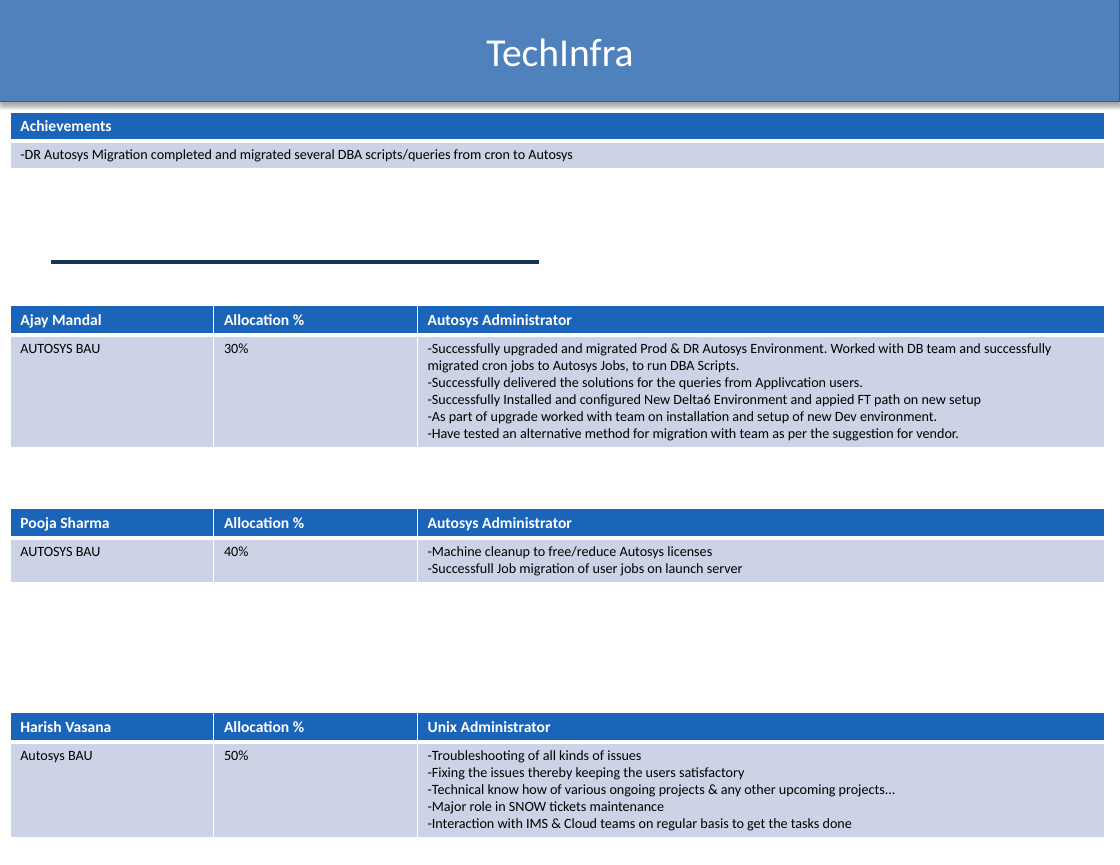
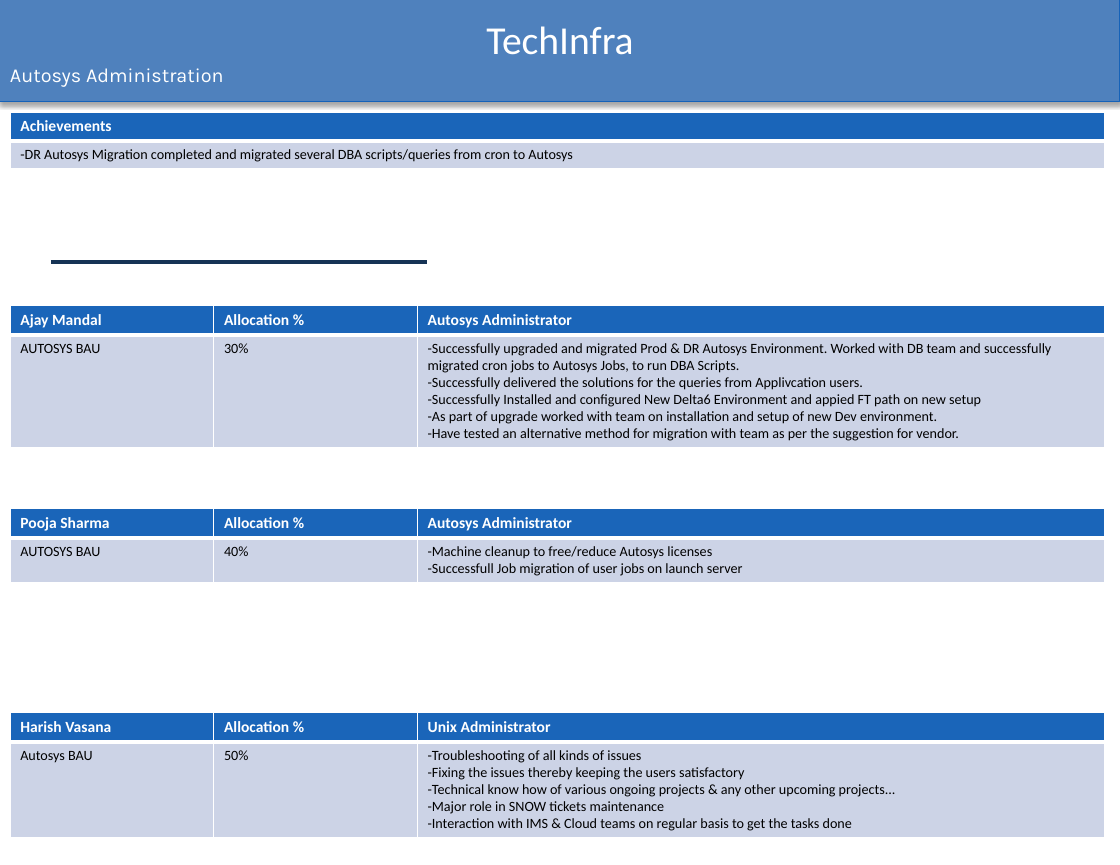
Before and after one commit to 0395ankit/Excel_to_ppt, a slide deck: slide 10 of output.pptx. Drawn at 1120x865 pixels with LibreOffice and Linux fonts; fonts in the diff are those of the drawing; background and template pictures are left out. Boxes give left, top, right and bottom in pixels: in the first picture for what was removed or moved away, otherwise in the second. Text is boxed around its words. In the diff, an @@ line names an element or a change of style, - is before the commit and + after.

```diff
--- a/output.pptx
+++ b/output.pptx
@@ text in rectangle at box(10, 68, 224, 87): paragraph added @@
+Autosys Administration
@@ line moved from (51, 262) - (539, 262) to (51, 262) - (427, 262) @@
```
Also in this commit, not shown: 11 other slides changed, 3 other files.
